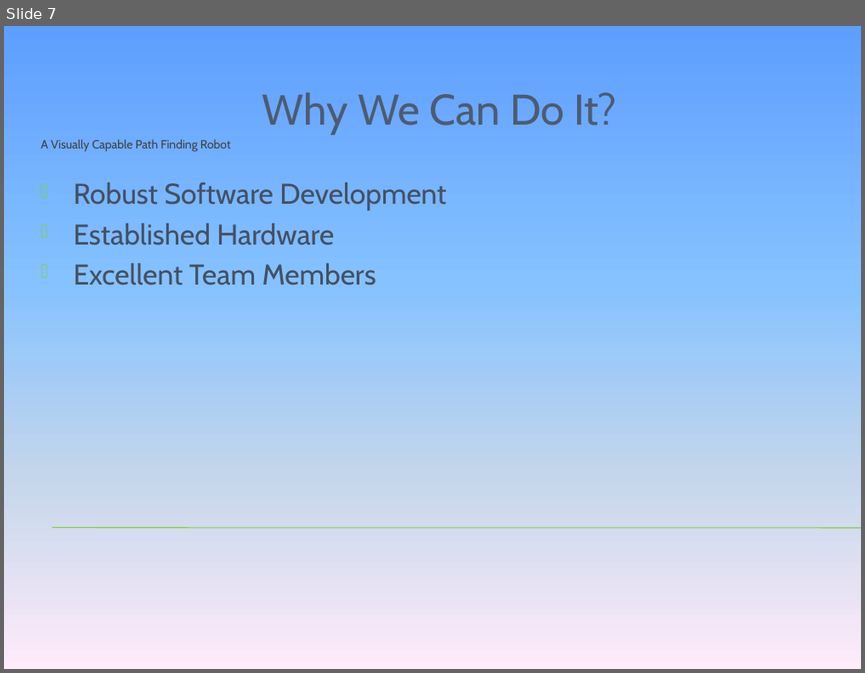
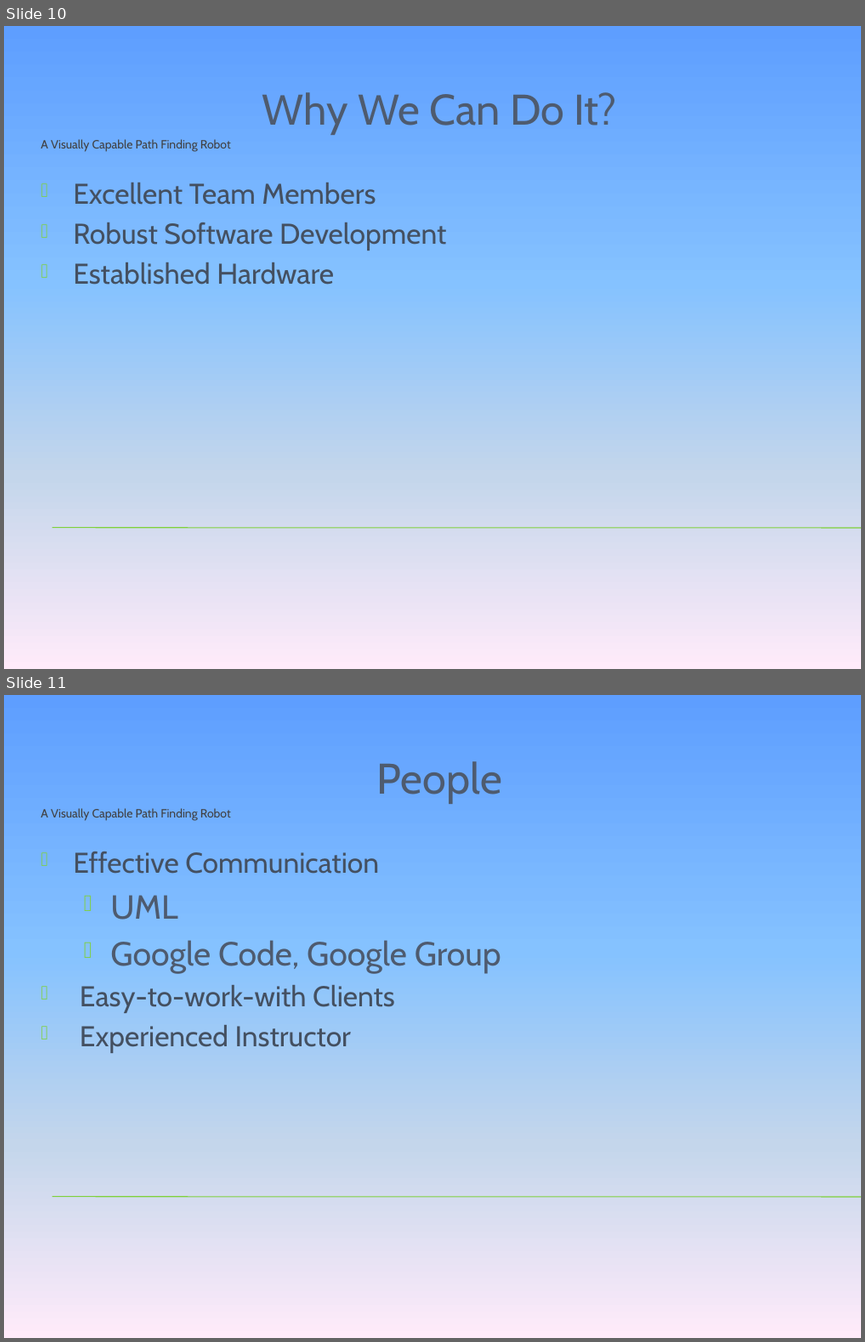
Before and after one commit to tkram01/see3po, a slide deck: Documents/VentureCapital.pptx. Shown one above the other, each under a label of ours: slide 7 before the commit, slides 10 and 11 after it. The pictures are 865x673 and 865x1342 pixels, drawn with LibreOffice and Linux fonts; fonts in the diff are those of the drawing; background and template pictures are left out. Boxes give left, top, right and bottom in pixels: in the first picture for what was removed or moved away, otherwise in the second. Text is boxed around its words. In the diff, an @@ line names an element or a change of style, - is before the commit and + after.

```diff
--- a/Documents/VentureCapital.pptx
+++ b/Documents/VentureCapital.pptx
@@ slide 11 added at [4,695,861,1338], background gradient #5E9EFF to #85C2FF to #C4D6EB to #FFEBFA; not listed: 2 template elements that a slide beside it also shows @@
@@ text added at [73,851,501,1053], 24 pt, text #455062 @@
+Effective Communication
+  UML
+  Google Code, Google Group
+Easy-to-work-with Clients
+Experienced Instructor
@@ title added at [40,1150,833,1265], 36 pt, text #4E5B6F @@
+People
@@ what was slide 7 is now slide 10 @@
@@ slide 10 changed as well @@
@@ text at [73,182,375,204]: paragraph added @@
+Excellent Team Members
@@ text at [74,263,376,285]: paragraph removed @@
-Excellent Team Members
```
Also in this commit, not shown: 2 other slides changed, 11 other slides added, 6 slides removed, 1 other file.
